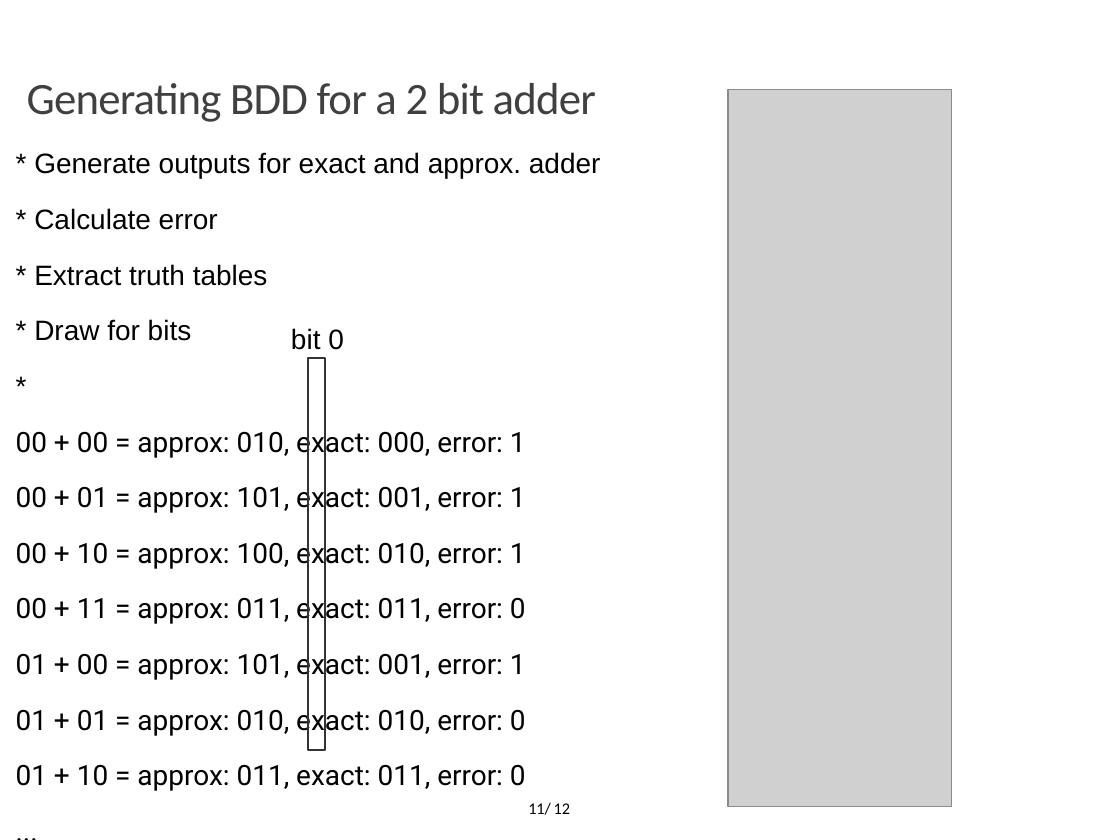
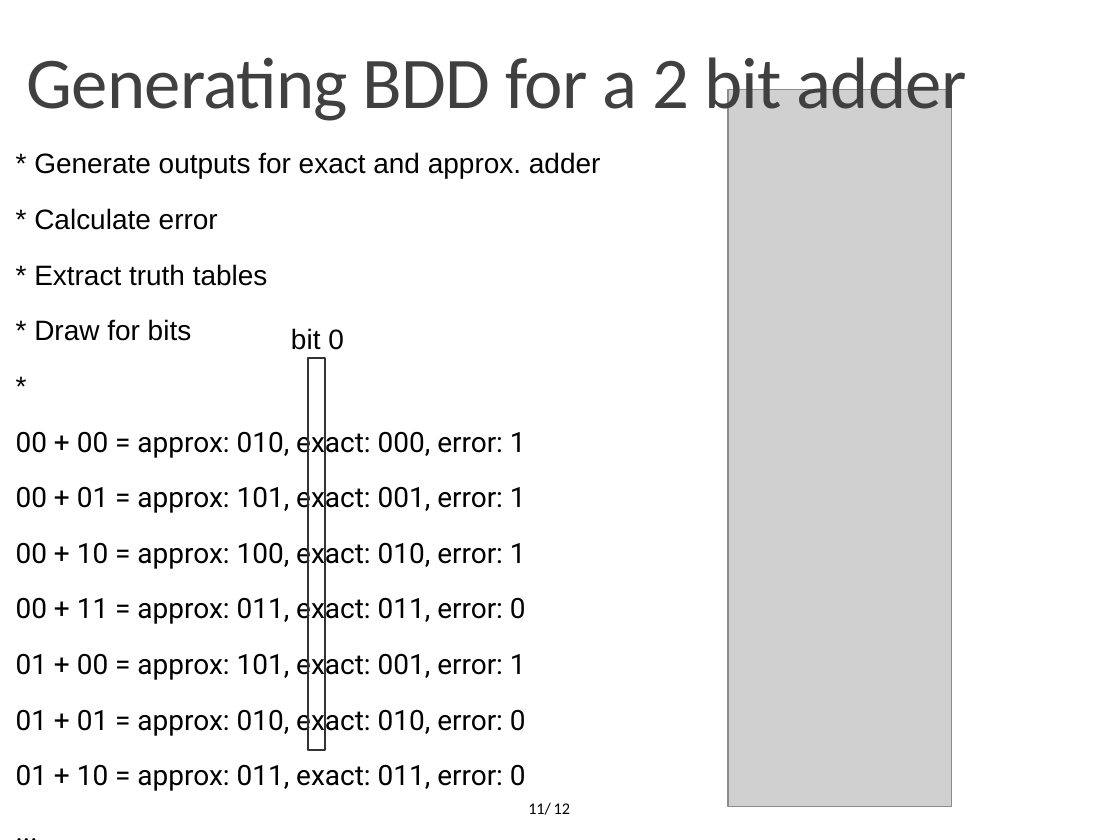
Before and after one commit to OrionLightning/Approximate-Circuit, a slide deck: slide 11 of Presentation Slides/Second Midterm (11-01-2022)/Midterm 11-01-2022.pptx. Drawn at 1120x840 pixels with LibreOffice and Linux fonts; fonts in the diff are those of the drawing; grey boxes stand for pictures; background and template pictures are left out. Boxes give left, top, right and bottom in pixels: in the first picture for what was removed or moved away, otherwise in the second. Text is boxed around its words. In the diff, an @@ line names an element or a change of style, - is before the commit and + after.

```diff
--- a/Presentation Slides/Second Midterm (11-01-2022)/Midterm 11-01-2022.pptx
+++ b/Presentation Slides/Second Midterm (11-01-2022)/Midterm 11-01-2022.pptx
@@ text "Generating BDD for a 2 ..." at [27, 47, 967, 126]: size 28.8 to 46.8 pt @@
```
Also in this commit, not shown: 8 other slides changed, 1 slide added.
